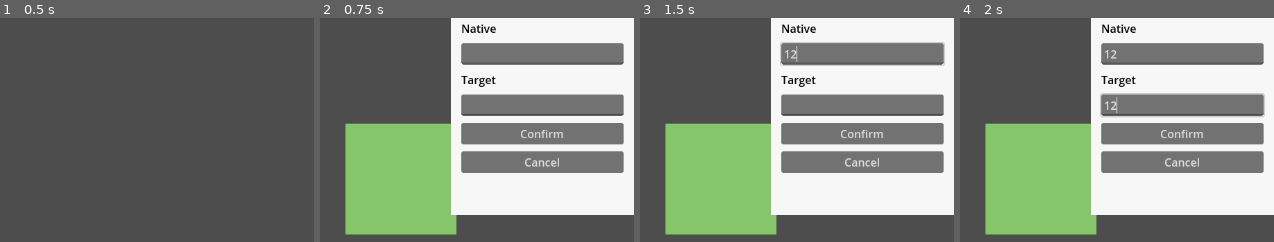
Above: before the commit, frames 1-4 (left to right).
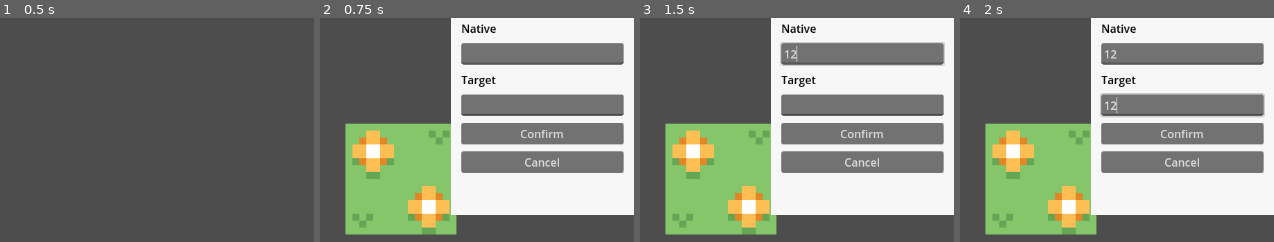
Above: after the commit, the same moments.

Repository: koljapluemer/vocab-city
Game: Godot game, scene res://scenes/Game.tscn
Same seed, same stepped clock (60 frames per second), same inputs: the game is played once before the commit and once after it.
Inputs (mouse positions are % of the whole screen's width and height, from its top left):
- Up to frame 1 (0.5 s): no input
- Up to frame 2 (0.75 s): tap Enter at 0.5 s; move the mouse to (64, 45) at 0.52 s; right-click (64, 45) at 0.6 s; click (64, 45) at 0.67 s
- Up to frame 3 (1.5 s): click (85, 10) at 1.27 s; type "12" at 1.35 s
- Up to frame 4 (2 s): click (85, 21) at 1.5 s; type "12" at 1.58 s
The pictures show only the part of the screen within x 50-100%, y 2-52%; the shares and areas given below are measured in that part.

Frame 1 is identical in both runs. In frame 2, 4.2% of the frame differs, in the area x 10-42%, y 50-97%; in frame 3, 4.2%; in frame 4, 4.2%.

Commit message:
show active state of cell

Diff:
--- a/scripts/Grid.gd
+++ b/scripts/Grid.gd
@@ -44,7 +44,14 @@
 	# make sidebar visible (except if player clicks activeCell, then hide)
 	if activeCellPos != mapPos:
 		$SideBar.show()
-		activeCellPos = mapPos
+		set_new_cell_active(mapPos)
 	else:
 		$SideBar.hide()
 		activeCellPos = null
+		grid[mapPos].set_inactive()
+
+func set_new_cell_active(mapPos):
+	if activeCellPos != null:
+		grid[activeCellPos].set_inactive()
+	activeCellPos = mapPos
+	grid[activeCellPos].set_active()
--- a/scripts/classes/Cell.gd
+++ b/scripts/classes/Cell.gd
@@ -2,6 +2,9 @@
 
 
 static var prefabCell = load("res://scenes/prefabs/Cell.tscn")
+
+static var textureEmpty = load("res://assets/Kenney_Tiles/tile_0000.png")
+static var textureEmptyActive = load("res://assets/Kenney_Tiles/tile_0002.png")
 
 
 var mapPos: Vector2
@@ -10,6 +13,7 @@
 var targetWord = ""
 var nativeWord = ""
 var node: Sprite2D
+var isActive = false
 
 
 func _init(_mapPos):
@@ -25,8 +29,20 @@
 func set_state_empty():
 	create_node_if_not_existing()
 	state = "empty"
-	node.set_texture(load("res://assets/Kenney_Tiles/tile_0000.png"))
+	node.set_texture(textureEmpty)
 
 func set_state_none():
 	state = "none"
 	node.queue_free()
+
+func set_active():
+	create_node_if_not_existing()
+	isActive = true
+	if state == "empty":
+		node.set_texture(textureEmptyActive)
+
+func set_inactive():
+	create_node_if_not_existing()
+	isActive = false
+	if state == "empty":
+		node.set_texture(textureEmpty)
